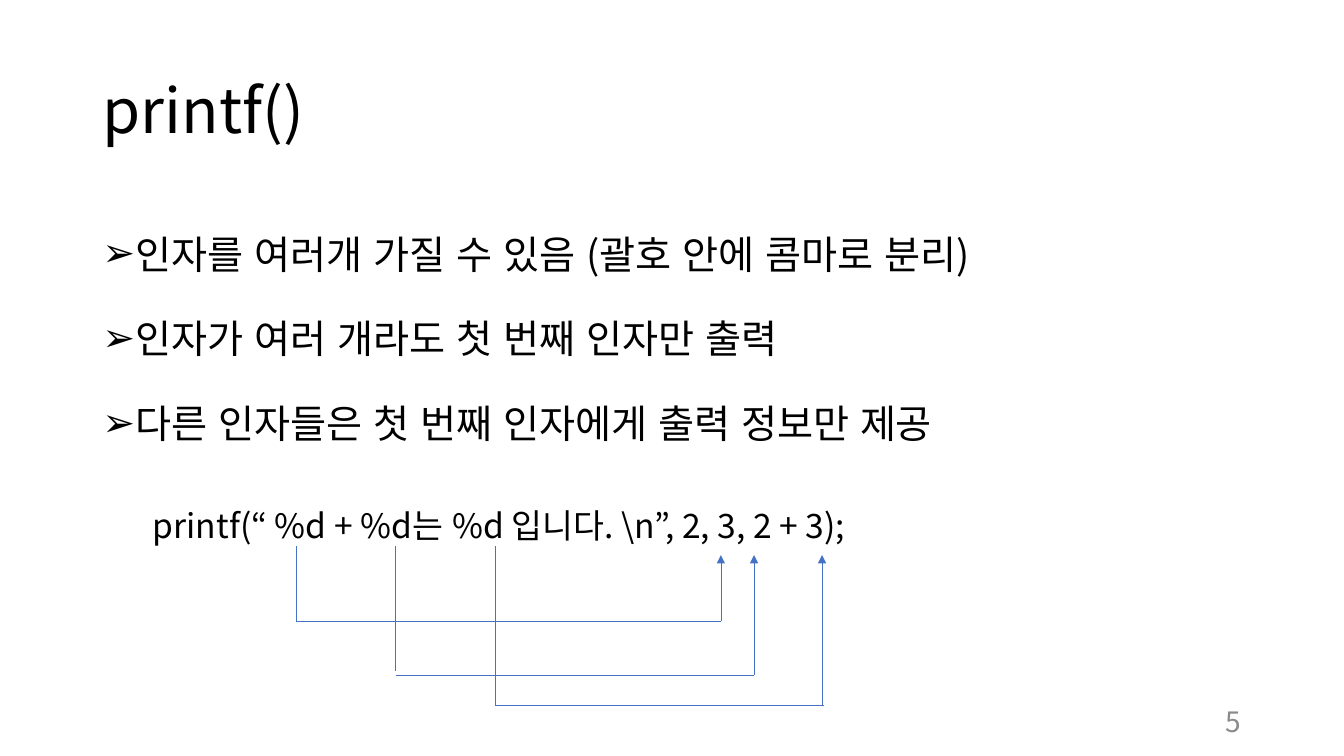
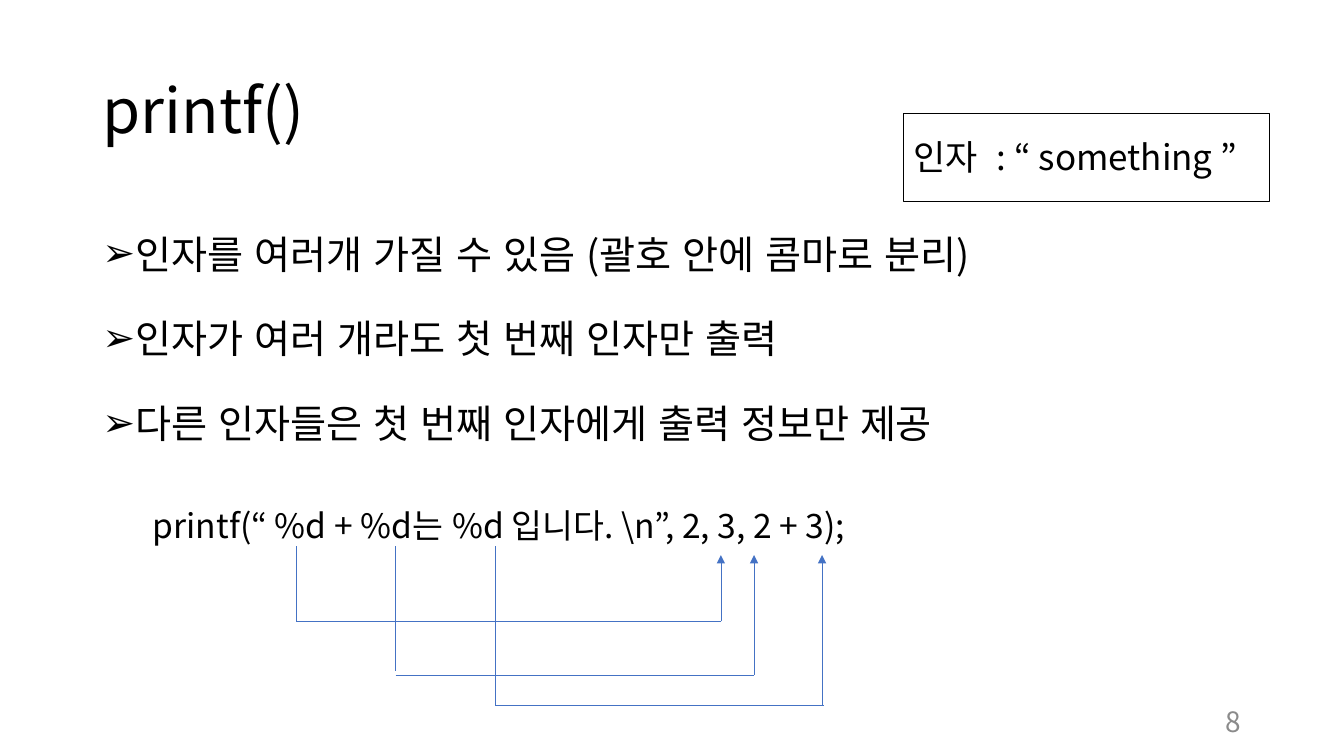
Before and after one commit to chohanjoo/C_Study, a slide deck: slide 8 of c언어 교제 1.pptx (slide 5 before the commit). Drawn at 1344x756 pixels with LibreOffice and Linux fonts; fonts in the diff are those of the drawing. Boxes give left, top, right and bottom in pixels: in the first picture for what was removed or moved away, otherwise in the second. Text is boxed around its words. In the diff, an @@ line names an element or a change of style, - is before the commit and + after.

```diff
--- a/c언어 교제 1.pptx
+++ b/c언어 교제 1.pptx
@@ rectangle added at [903, 113, 1270, 201], outline #000000 0.75 pt @@
@@ text added at [913, 141, 1213, 179], 25 pt, text #000000 @@
+인자 : “ something ”
@@ page number at [1226, 711, 1242, 732]: text changed @@
-5
+8
```
Also in this commit, not shown: 10 other slides changed, 10 slides added, 6 other files.
